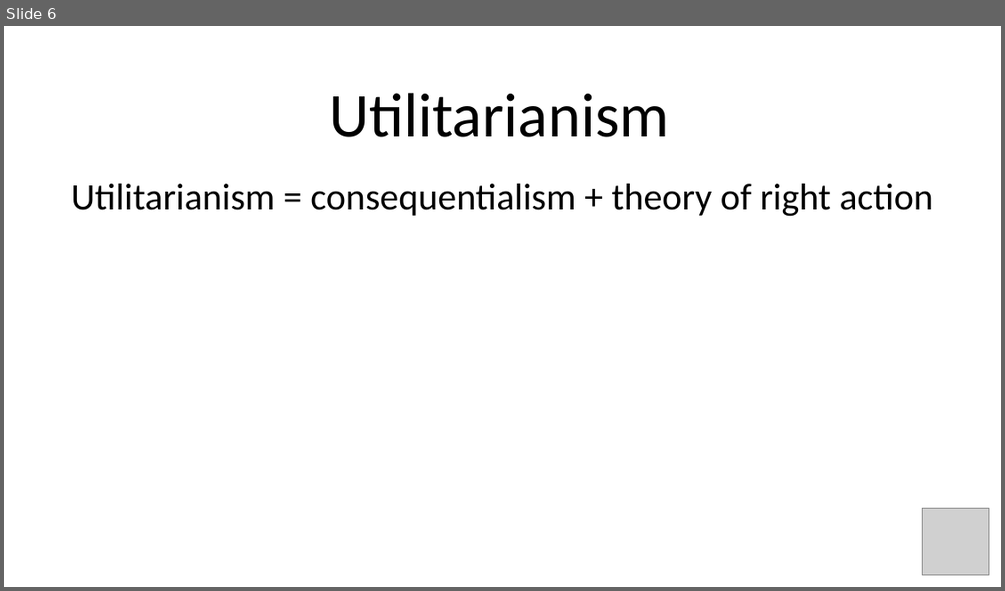
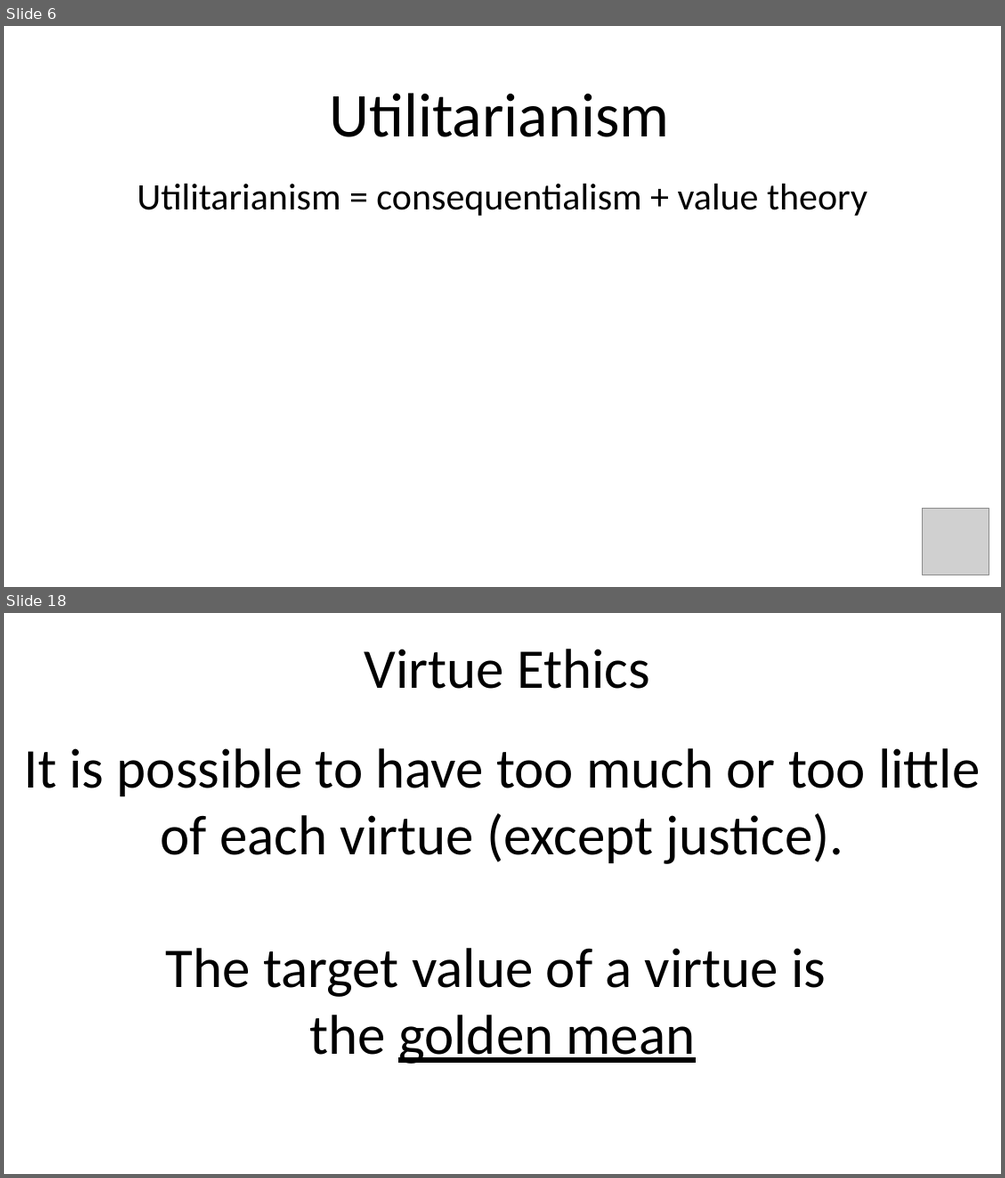
Before and after one commit to winkelmantanner/winkelmantanner.github.io, a slide deck: Presentation1.pptx. Shown one above the other, each under a label of ours: slide 6 before the commit, slides 6 and 18 after it; the slides between them are not shown. The pictures are 1005x591 and 1005x1178 pixels, drawn with LibreOffice and Linux fonts; fonts in the diff are those of the drawing; grey boxes stand for pictures. Boxes give left, top, right and bottom in pixels: in the first picture for what was removed or moved away, otherwise in the second. Text is boxed around its words. In the diff, an @@ line names an element or a change of style, - is before the commit and + after.

```diff
--- a/Presentation1.pptx
+++ b/Presentation1.pptx
@@ slide 18 added at <box>4,613,1001,1174</box>, background #FFFFFF @@
@@ text added at <box>364,649,650,689</box>, 54 pt, text #000000 @@
+Virtue Ethics
@@ text added at <box>24,748,980,864</box>, 54 pt, text #000000 @@
+It is possible to have too much or too little of each virtue (except justice).
@@ text added at <box>166,948,825,1063</box>, 54 pt, text #000000 @@
+The target value of a virtue is
+the golden mean
@@ slide 6 changed as well @@
@@ text at <box>137,184,867,216</box>: text changed @@
-Utilitarianism = consequentialism + theory of right action
+Utilitarianism = consequentialism + value theory
```
Also in this commit, not shown: 11 other slides added, 2 other files.
